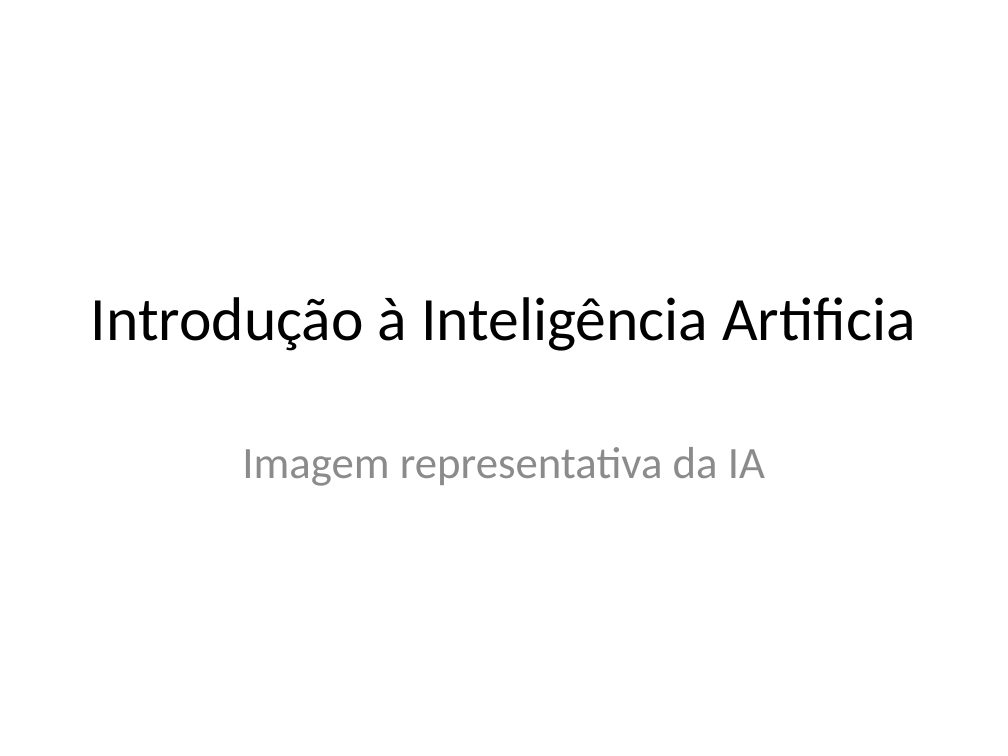
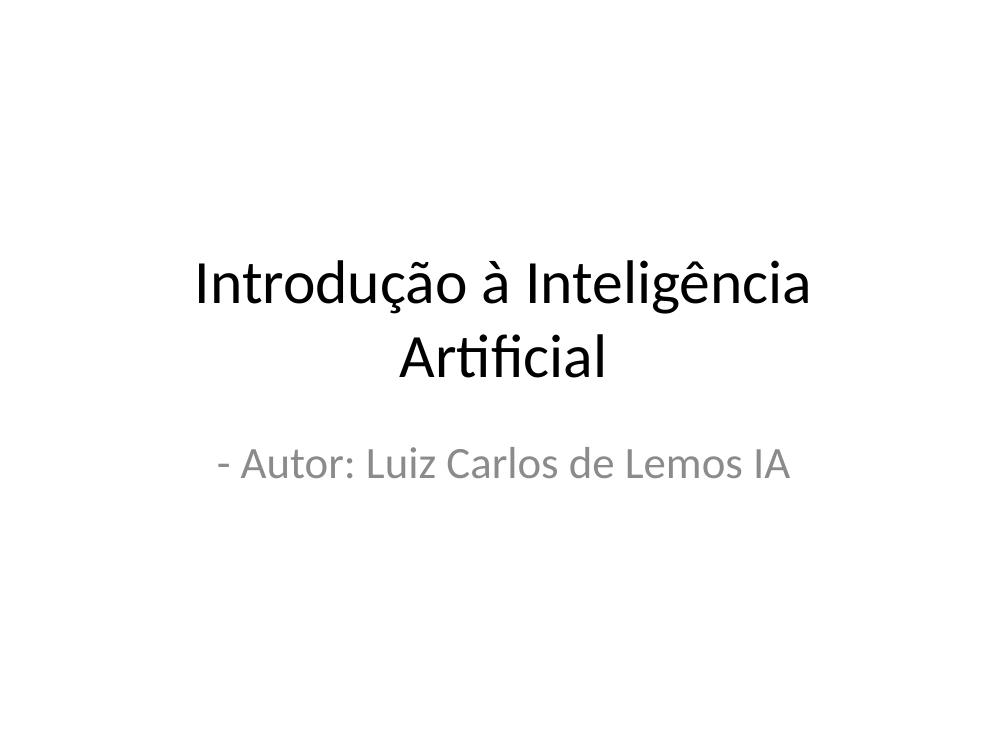
Before and after one commit to lcdlemos/EstagioNutes, a slide deck: slide 1 of Slides/roteiro_apresentacao.pptx. Drawn at 1008x756 pixels with LibreOffice and Linux fonts; fonts in the diff are those of the drawing. Boxes give left, top, right and bottom in pixels: in the first picture for what was removed or moved away, otherwise in the second. Text is boxed around its words. In the diff, an @@ line names an element or a change of style, - is before the commit and + after.

```diff
--- a/Slides/roteiro_apresentacao.pptx
+++ b/Slides/roteiro_apresentacao.pptx
@@ title at <box>195,260,812,378</box>: text changed @@
-Introdução à Inteligência Artificia
+Introdução à Inteligência Artificial
@@ subtitle at <box>241,447,790,478</box>: text changed @@
-Imagem representativa da IA
+- Autor: Luiz Carlos de Lemos IA
```
Also in this commit, not shown: 1 other slide changed, 2 slides added, 2 other files.
